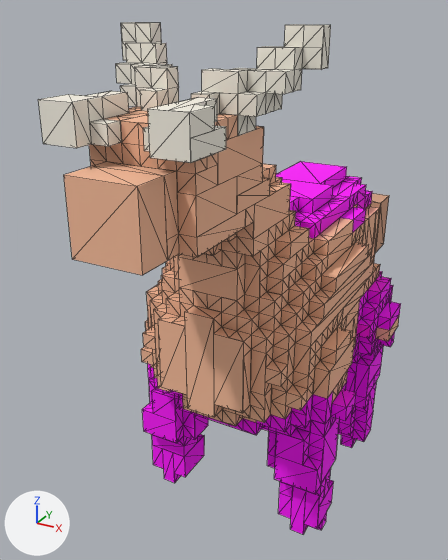
A saved change to the glTF model artifacts/draconic-42-champion.glb.
Camera for both pictures: a 50 mm camera at (2.036, -3.027, 1.61) aimed at (1.109, -1.342, 0.767). Lighting does not change. The marker at lower left points along +X, +Y and +Z. The first picture is the older version. Mesh edges are drawn as thin lines. Where no turn or scale is listed for an object, it has been applied to the vertices. Vertices at exactly the same position are counted once.

Names of what the first picture shows: 'body', 'crownHornLeft', 'crownHornRight', 'head', 'hornLeft', 'hornNubLeft', 'hornNubRight', 'hornRight', 'legBR', 'legFL', 'legFR', 'neck' and 1 more.
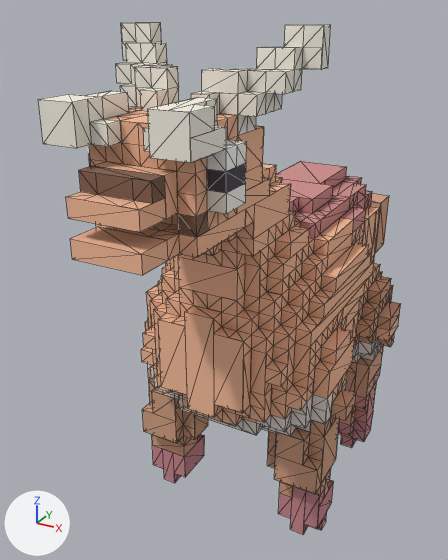
Changed parts and their boxes (x1, y1, x2, y2) in the pictures (448 x 560 px):
'head', reshaped
    before: (64, 107, 264, 275)
    after: (66, 107, 264, 275)
'eyeRight', added
    after: (207, 140, 247, 214)
part 1 of me_body, recoloured
    both: (149, 339, 378, 435)
part 2 of me_body, recoloured
    both: (276, 161, 372, 238)
part 3 of me_body, recoloured
    both: (148, 338, 383, 436)
part 4 of me_body, recoloured
    both: (170, 271, 401, 396)
part 5 of me_legfl, recoloured
    both: (143, 369, 197, 446)
part 6 of me_legfl, recoloured
    both: (152, 434, 204, 483)
part 7 of me_legfl, recoloured (pink to beige)
    both: (142, 391, 208, 457)
part 8 of me_legfr, recoloured
    both: (267, 389, 356, 534)
part 9 of me_legfr, recoloured
    both: (303, 480, 333, 534)
part 10 of me_legbr, recoloured
    both: (338, 404, 368, 446)
part 11 of me_legbr, recoloured
    both: (348, 336, 392, 424)
part 12 of me_legbr, recoloured
    both: (338, 331, 395, 448)
part 13 of me_head, cut back
    before: (64, 147, 262, 264)
    after: (66, 136, 238, 264)

Edits to the bpy script that builds the scene:
```text
Add mat_eyeright:
    mat_eyeright = bpy.data.materials.new('eyeRight')
    mat_eyeright.use_nodes = True; mat_eyeright.node_tree.nodes.clear()
    _N = mat_eyeright.node_tree.nodes; _L = mat_eyeright.node_tree.links
    n0 = _N.new('ShaderNodeBsdfPrincipled'); n0.name = 'Principled BSDF'
    n0.inputs[2].default_value = 1.0  # 'Roughness'
    n1 = _N.new('ShaderNodeOutputMaterial'); n1.name = 'Material Output'
    n2 = _N.new('ShaderNodeVertexColor'); n2.name = 'Color Attribute'
    _L.new(n0.outputs[0], n1.inputs[0])  # 'BSDF' to 'Surface'
    _L.new(n2.outputs[0], n0.inputs[0])  # 'Color' to 'Base Color'
Change me_body:
    where me_body.from_pydata(...)  # 1079 vertices, 1768 faces; spans x -0.36..0.36, y -0.54..0.495, z -0.117..0.558
    me_body part 1: 265 faces centred in x -0.315..0.315, y -0.45..0.36, z -0.117..0.048 are repainted in the vertex colours; the middle colour goes from pink #f400f4 to light grey #e3d9d4
    me_body part 2: 220 faces centred in x -0.225..0.225, y -0.21..0.45, z 0.438..0.558 are repainted in the vertex colours; the middle colour goes from pink #ff00ff to pink #ce8e8b
    me_body part 3: 257 faces centred in x -0.315..0.315, y -0.45..0.36, z -0.117..0.048 are repainted in the vertex colours; the middle colour goes from pink #ff00ff to white #ede3dd
    me_body part 4: 80 faces centred in x -0.12..0.36, y -0.495..0.36, z 0.018..0.198 are repainted in the vertex colours; the middle colour goes from pink #ff00ff to beige #d3a083
Change me_legfl:
    where me_legfl.from_pydata(...)  # 133 vertices, 190 faces; spans x -0.138..0.087, y -0.132..0.093, z -0.477..0.018
    me_legfl part 5: 114 faces centred in x -0.123..0.087, y -0.117..0.093, z -0.342..0.018 are repainted in the vertex colours; the middle colour goes from pink #f400f4 to brown #ca9a7d
    me_legfl part 6: 48 faces centred in x -0.093..0.042, y -0.087..0.048, z -0.477..-0.342 are repainted in the vertex colours; the middle colour goes from pink #ff00ff to pink #c8868c
    me_legfl part 7: 28 faces centred in x -0.138..0.087, y -0.132..0.048, z -0.372..0.003 are repainted in the vertex colours; the middle colour goes from pink #ff00ff to beige #d3a083
Change me_legfr:
    where me_legfr.from_pydata(...)  # 129 vertices, 186 faces; spans x -0.087..0.138, y -0.132..0.093, z -0.477..0.018
    me_legfr part 8: 149 faces centred in x -0.087..0.138, y -0.132..0.093, z -0.477..0.018 are repainted in the vertex colours; the middle colour goes from pink #ff00ff to beige #d3a083
    me_legfr part 9: 37 faces centred in x -0.057..0.078, y -0.072..0.063, z -0.462..-0.087 are repainted in the vertex colours; the middle colour goes from pink #f400f4 to pink #c8867d
Change me_legbr:
    where me_legbr.from_pydata(...)  # 128 vertices, 190 faces; spans x -0.087..0.138, y -0.116..0.064, z -0.477..0.018
    me_legbr part 10: 70 faces centred in x -0.057..0.078, y -0.101..0.049, z -0.462..-0.132 are repainted in the vertex colours; the middle colour goes from pink #ff00ff to pink #c8868b
    me_legbr part 11: 78 faces centred in x -0.087..0.123, y -0.116..0.064, z -0.327..0.003 are repainted in the vertex colours; the middle colour goes from pink #ff00ff to beige #d3a083
    me_legbr part 12: 42 faces centred in x -0.087..0.138, y -0.116..0.064, z -0.477..0.003 are repainted in the vertex colours; the middle colour goes from pink #ff00ff to pink #ce8e8b
Change me_head:
    remove me_head.from_pydata(...)  # 130 vertices, 158 faces; spans x -0.135..0.135, y -0.381..0.069, z -0.083..0.187
    add me_head.from_pydata(...)  # 186 vertices, 246 faces; spans x -0.135..0.135, y -0.381..0.069, z -0.083..0.187
    me_head part 13: 6 vertices removed from x -0.135..0.135, y -0.381..-0.156, z 0.052..0.097; 62 vertices added at x -0.135..0.135, y -0.381..-0.066, z -0.038..0.097
Add ob_eyeright:
    ob_eyeright = bpy.data.objects.new('eyeRight', me_eyeright)  # 19 vertices, 26 faces; spans x 0.0..0.045, y -0.0455..0.0445, z -0.1344..0.0006
    ob_eyeright.location = (1.395, -1.89, 1.349)
```
